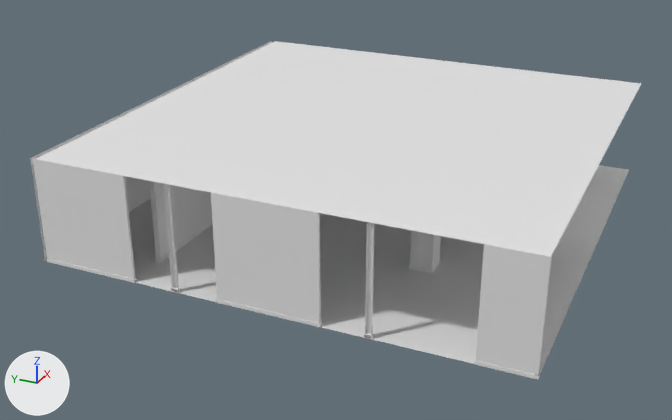
Two versions of the glTF model public/assets/levels/level0/chunk_4_0.glb, one commit apart.
One viewpoint serves both versions: a 50 mm lens placed at (32.44, -14.66, 10.61), pointed at (53.11, -5.36, 0.28). Every picture has the same lights, and +X, +Y and +Z are marked at lower left. The older version comes first. Vertices at exactly the same position are counted once.

Script lines for the objects in view, before the commit:
```python
me_mesh_0 = bpy.data.meshes.new('Mesh_0')
me_mesh_0.from_pydata(...)  # 269 vertices, 310 faces; spans x 47.99..60.01, y -12.01..0.15, z 0.0..2.7
ob_chunk_4_0 = bpy.data.objects.new('chunk_4_0', me_mesh_0)
ob_chunk_4_0.location = (0.0, 0.0, 0.0)
```
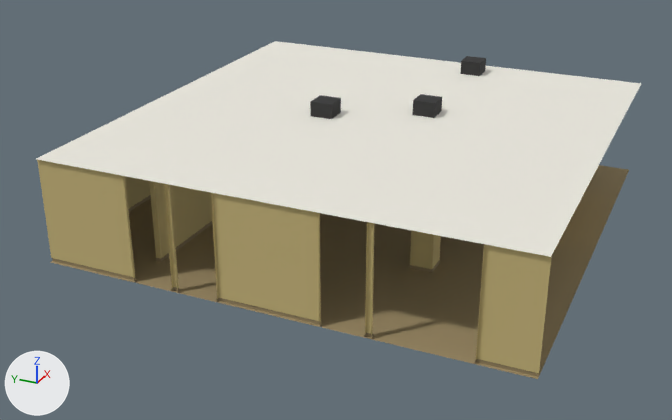
What differs and where, as boxes (x1, y1, x2, y2) in the pictures (672 x 420 px):
'chunk_4_0', reshaped
    before: (30, 41, 641, 380)
    after: (36, 41, 641, 379)
part 1 of me_mesh_0, cut back
    before: (30, 41, 603, 380)
    after: (36, 41, 603, 377)
part 2 of me_mesh_0, recoloured
    before: (123, 176, 441, 335)
    after: (123, 176, 552, 373)
part 3 of me_mesh_0, recoloured
    both: (155, 221, 440, 337)
part 4 of me_mesh_0, recoloured (white to brown)
    before: (129, 165, 629, 373)
    after: (51, 165, 629, 379)

Patch to the scene script:
```diff
--- a/public/assets/levels/level0/chunk_4_0.glb.py
+++ b/public/assets/levels/level0/chunk_4_0.glb.py
@@ mat_base @@
+mat_base = principled_material('base')
+mat_base.base_color = (0.3, 0.23, 0.12)  # brown #958461
+mat_base.roughness = 0.9
@@ mat_ceil @@
+mat_ceil = principled_material('ceil')
+mat_ceil.base_color = (0.84, 0.82, 0.74)  # white #eceadf
+mat_ceil.roughness = 0.9
@@ mat_plastic @@
+mat_plastic = principled_material('plastic')
+mat_plastic.base_color = (0.62, 0.58, 0.48)  # pale yellow #cec8b8
+mat_plastic.roughness = 0.9
@@ mat_metal @@
+mat_metal = principled_material('metal')
+mat_metal.base_color = (0.3, 0.32, 0.29)  # grey #959993
+mat_metal.roughness = 0.9
@@ mat_plenum @@
+mat_plenum = principled_material('plenum')
+mat_plenum.base_color = (0.03, 0.03, 0.03)  # dark grey #303030
+mat_plenum.roughness = 0.9
@@ mat_wall @@
+mat_wall = principled_material('wall')
+mat_wall.base_color = (0.58, 0.47, 0.2)  # yellow #c8b67c
+mat_wall.roughness = 0.9
@@ mat_floor @@
+mat_floor = principled_material('floor')
+mat_floor.base_color = (0.34, 0.26, 0.13)  # brown #9e8b65
+mat_floor.roughness = 0.9
@@ me_mesh_0 @@
 # used by ob_chunk_4_0; location = (0.0, 0.0, 0.0)
-me_mesh_0.from_pydata(...)  # 269 vertices, 310 faces; spans x 47.99..60.01, y -12.01..0.15, z 0.0..2.7
+me_mesh_0.from_pydata(...)  # 542 vertices, 546 faces; spans x 47.99..60.01, y -12.0..0.0, z 0.0..3.1
+# me_mesh_0 part 1: 1 vertex moved from x 48.08, y 0.08, z 0.0 to x 48.08, y -0.01, z 0.0; 72 vertices removed from x 47.99..60.01, y -12.01..0.15, z 0.0..2.7; 345 vertices added at x 47.99..60.01, y -12.0..0.0, z 0.0..3.1
+# me_mesh_0 part 2: 72 faces spanning x 48.0..57.67, y -12.0..-2.33, z 0.09..2.7 switch from no material to mat_wall (yellow #c8b67c)
+# me_mesh_0 part 3: 54 faces spanning x 48.08..57.68, y -10.88..-2.32, z 0.0..0.09 switch from no material to mat_base (brown #958461)
+# me_mesh_0 part 4: 50 faces spanning x 48.0..60.0, y -12.0..0.0, z 0.0 switch from no material to mat_floor (brown #9e8b65)
+me_mesh_0.materials.append(mat_ceil)  # white #eceadf
+me_mesh_0.materials.append(mat_plenum)  # dark grey #303030
+me_mesh_0.materials.append(mat_plastic)  # pale yellow #cec8b8
+me_mesh_0.materials.append(mat_metal)  # grey #959993
```
